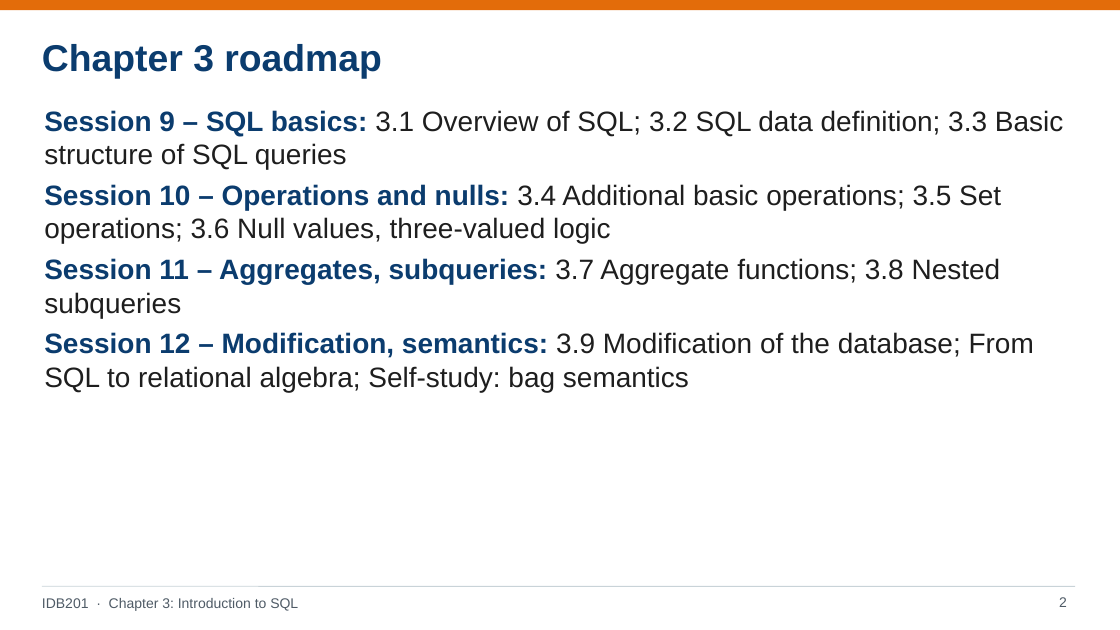
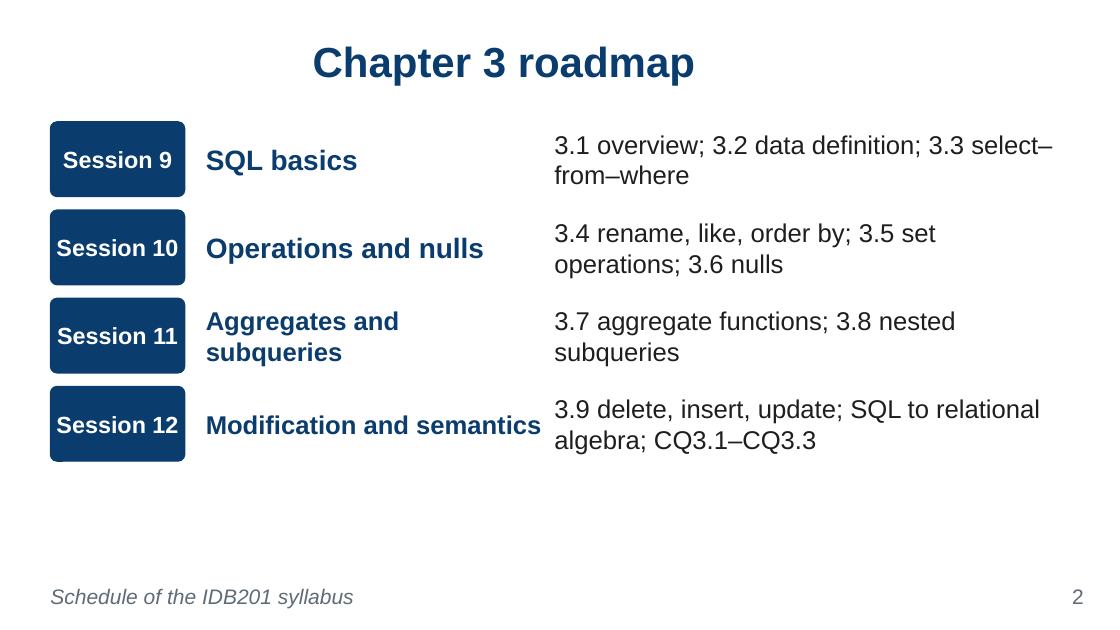
Before and after one commit to VanTTN2/IDB202, a slide deck: slide 2 of IDB201_ket-qua-sua_lan1_1/6_slides/Chapter_3.pptx. Drawn at 1120x630 pixels with LibreOffice and Linux fonts; fonts in the diff are those of the drawing; background and template pictures are left out. Boxes give left, top, right and bottom in pixels: in the first picture for what was removed or moved away, otherwise in the second. Text is boxed around its words. In the diff, an @@ line names an element or a change of style, - is before the commit and + after.

```diff
--- a/IDB201_ket-qua-sua_lan1_1/6_slides/Chapter_3.pptx
+++ b/IDB201_ket-qua-sua_lan1_1/6_slides/Chapter_3.pptx
@@ rectangle removed at (0,0,1120,10) @@
@@ title "Chapter 3 roadmap": place and size @@
-title "Chapter 3 roadmap" at (42,44,382,79)
+title "Chapter 3 roadmap" at (313,46,695,86)
@@ title "Chapter 3 roadmap" at (313,46,695,86): size 32 to 36 pt; alignment left to centre @@
@@ text removed at (44,110,1063,392) @@
-• Session 9 – SQL basics: 3.1 Overview of SQL; 3.2 SQL data definition; 3.3 Basic structure of SQL queries
-• Session 10 – Operations and nulls: 3.4 Additional basic operations; 3.5 Set operations; 3.6 Null values, three-valued logic
-• Session 11 – Aggregates, subqueries: 3.7 Aggregate functions; 3.8 Nested subqueries
-• Session 12 – Modification, semantics: 3.9 Modification of the database; From SQL to relational algebra; Self-study: bag semantics
@@ rounded rectangle added at (50,122,185,197), fill #0B3C6E, outline #0B3C6E 1 pt @@
@@ text added at (206,149,358,175), 24 pt, text #0B3C6E, bold @@
+SQL basics
@@ text added at (554,135,1052,185), 22 pt, text #1E1E1E @@
+3.1 overview; 3.2 data definition; 3.3 select–from–where
@@ text added at (63,151,172,169), 20 pt, text #FFFFFF, bold @@
+Session 9
@@ rounded rectangle added at (50,210,185,285), fill #0B3C6E, outline #0B3C6E 1 pt @@
@@ text added at (56,239,178,257), 20 pt, text #FFFFFF, bold @@
+Session 10
@@ text added at (206,237,484,263), 24 pt, text #0B3C6E, bold @@
+Operations and nulls
@@ text added at (554,223,936,279), 22 pt, text #1E1E1E @@
+3.4 rename, like, order by; 3.5 set operations; 3.6 nulls
@@ rounded rectangle added at (50,298,185,373), fill #0B3C6E, outline #0B3C6E 1 pt @@
@@ text added at (57,327,178,345), 20 pt, text #FFFFFF, bold @@
+Session 11
@@ text added at (206,311,400,367), 22 pt, text #0B3C6E, bold @@
+Aggregates and subqueries
@@ text added at (554,311,956,367), 22 pt, text #1E1E1E @@
+3.7 aggregate functions; 3.8 nested subqueries
@@ rounded rectangle added at (50,386,185,461), fill #0B3C6E, outline #0B3C6E 1 pt @@
@@ text added at (56,416,178,434), 20 pt, text #FFFFFF, bold @@
+Session 12
@@ text added at (206,415,541,435), 22 pt, text #0B3C6E, bold @@
+Modification and semantics
@@ text added at (554,399,1040,455), 22 pt, text #1E1E1E @@
+3.9 delete, insert, update; SQL to relational algebra; CQ3.1–CQ3.3
@@ line removed from (42, 586) to (1075, 586) @@
@@ text removed at (42,598,298,611) @@
-IDB201 · Chapter 3: Introduction to SQL
@@ text added at (50,589,354,609), 18 pt, text #5F6B76, italic @@
+Schedule of the IDB201 syllabus
@@ page number: place and size @@
-page number at (1059,597,1067,607)
+page number at (1072,589,1084,604)
@@ page number at (1072,589,1084,604): size 12 to 18 pt, text colour #4F5B66 to #5F6B76 @@
```
Also in this commit, not shown: 22 other slides changed, 24 slides added, 22 slides removed, 35 other files.
